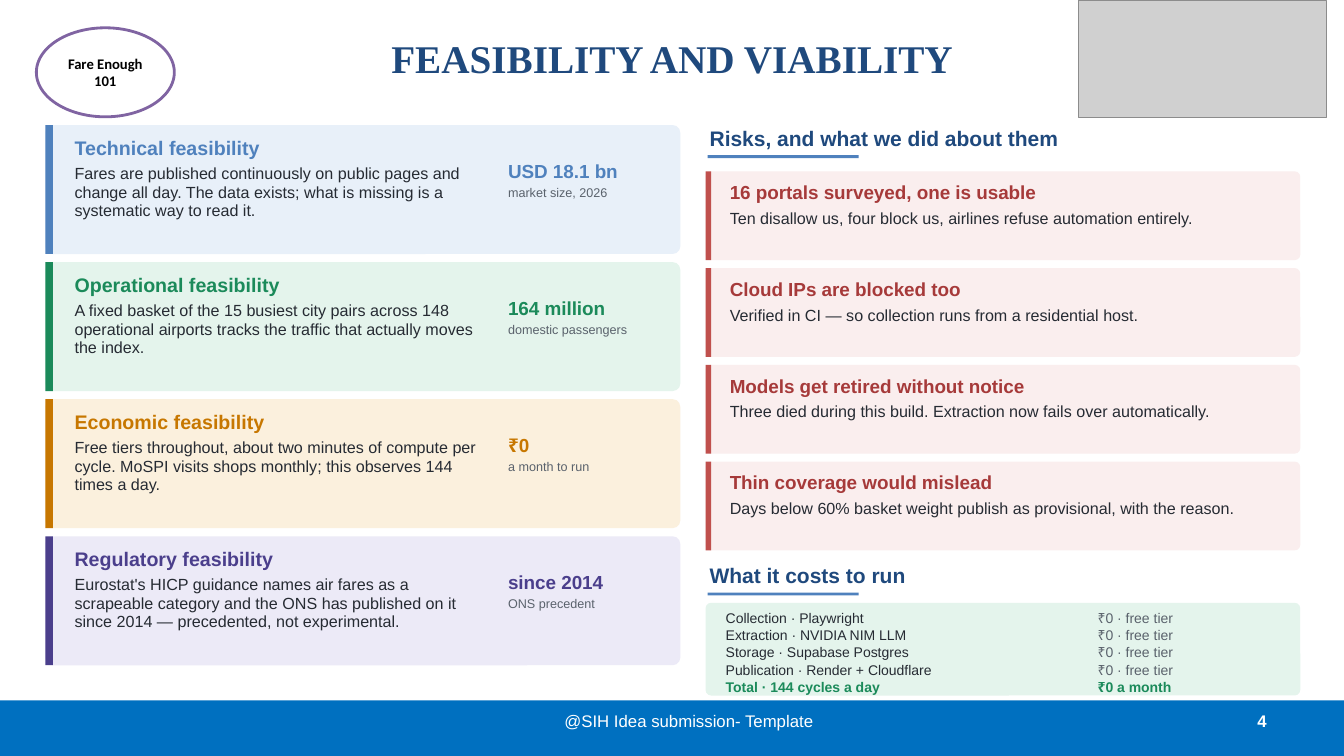
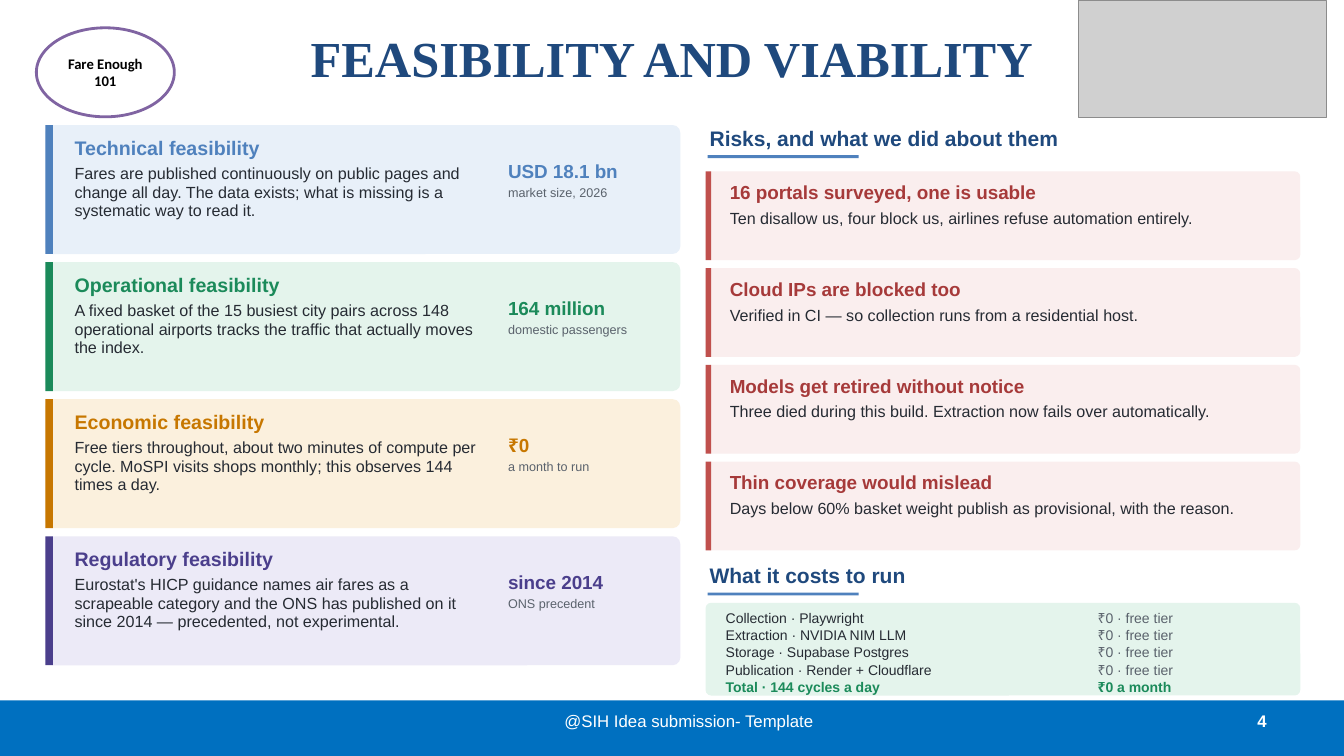
Before and after one commit to BradCage-afk/sih-2026-airfare-index, a slide deck: slide 4 of SIH26056-Idea-Presentation.pptx. Drawn at 1344x756 pixels with LibreOffice and Linux fonts; fonts in the diff are those of the drawing; grey boxes stand for pictures. Boxes give left, top, right and bottom in pixels: in the first picture for what was removed or moved away, otherwise in the second. Text is boxed around its words. In the diff, an @@ line names an element or a change of style, - is before the commit and + after.

```diff
--- a/SIH26056-Idea-Presentation.pptx
+++ b/SIH26056-Idea-Presentation.pptx
@@ title "FEASIBILITY AND VIABILITY" at [311,43,1033,78]: size 28 to 36 pt @@
```
Also in this commit, not shown: 5 other slides changed, 4 other files.
